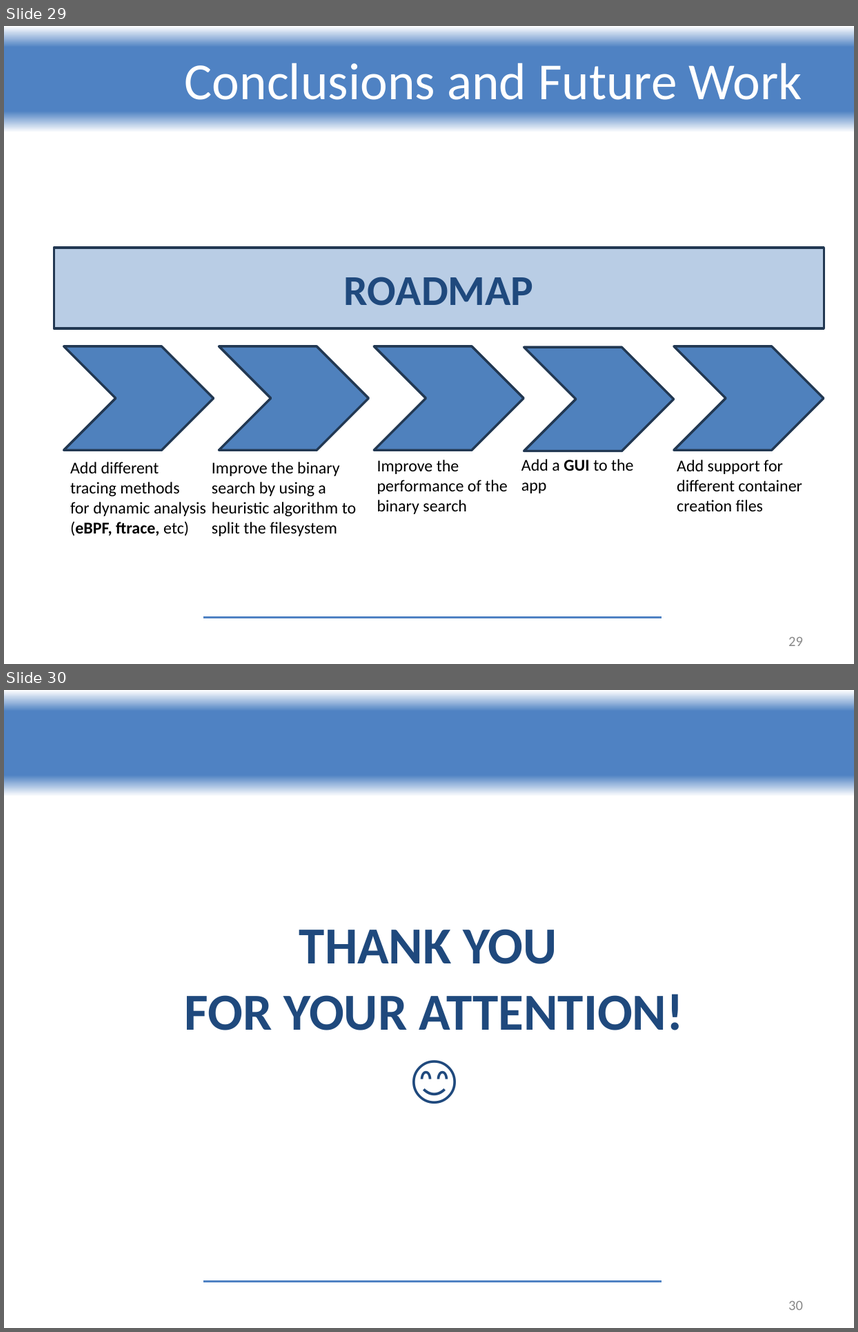
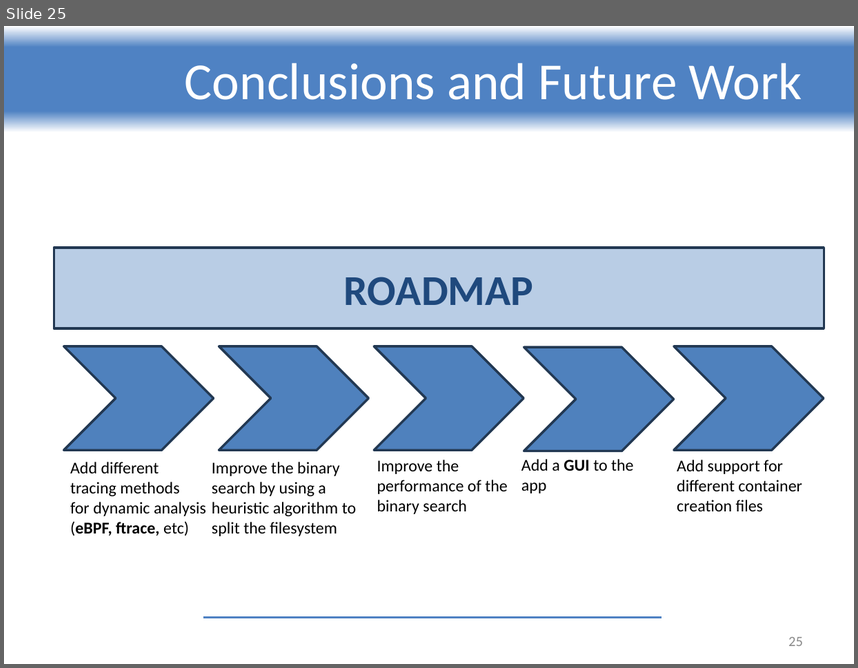
Before and after one commit to ReGeLePuMa/diploma, a slide deck: thesis/Diploma 2024-2025 - PETREA Andrei.pptx. Shown one above the other, each under a label of ours: slides 29 and 30 before the commit, slide 25 after it. The pictures are 858x1332 and 858x668 pixels, drawn with LibreOffice and Linux fonts; fonts in the diff are those of the drawing; background and template pictures are left out. Boxes give left, top, right and bottom in pixels: in the first picture for what was removed or moved away, otherwise in the second. Text is boxed around its words. In the diff, an @@ line names an element or a change of style, - is before the commit and + after.

```diff
--- a/thesis/Diploma 2024-2025 - PETREA Andrei.pptx
+++ b/thesis/Diploma 2024-2025 - PETREA Andrei.pptx
@@ slide 30 removed at (4, 690, 854, 1328), background #FFFFFF; not listed: 2 template elements that a slide beside it also shows @@
@@ text removed at (184, 929, 684, 1030) @@
-THANK YOU
-FOR YOUR ATTENTION!
-😊
@@ page number removed at (789, 1301, 803, 1310) @@
-30
@@ what was slide 29 is now slide 25 @@
@@ page number at (789, 637, 803, 646): text changed @@
-29
+25
```
Also in this commit, not shown: 5 slides changed, 4 other slides removed.
